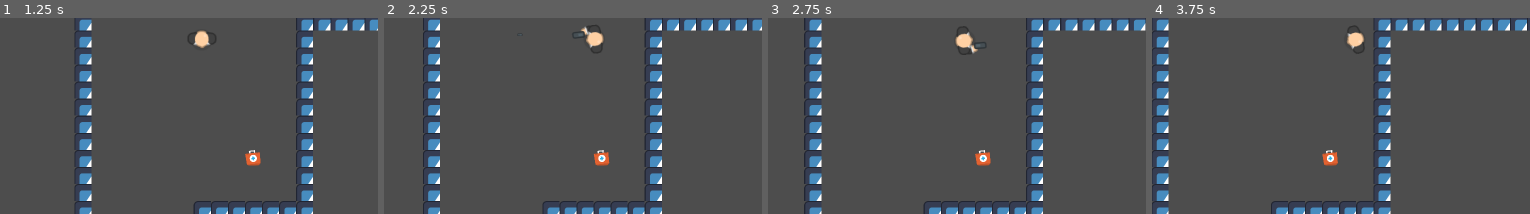
Above: before the commit, frames 1-4 (left to right).
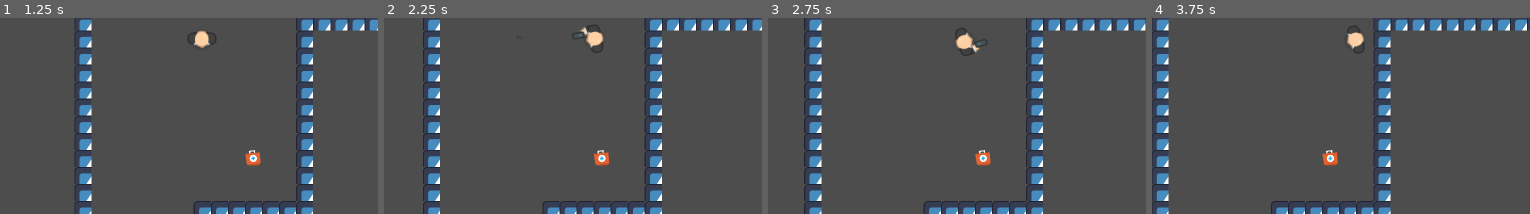
Above: after the commit, the same moments.

Repository: AltairGameStudio/Godot-Wild-Jam-93-Team-1
Game: Godot game, scene res://scenes/main_menu.tscn
Same seed, same stepped clock (60 frames per second), same inputs: the game is played once before the commit and once after it. The engine's default icon, where the game draws it, is replaced by a stand-in: a white triangle on a blue panel in a dark square.
Inputs (mouse positions are % of the whole screen's width and height, from its top left):
- Up to frame 1 (1.25 s): click "Play" at 0.5 s
- Up to frame 2 (2.25 s): tap Enter at 1.25 s; move the mouse to (70, 44) at 1.27 s; hold D (ui_right) 1.28-2 s; hold Right mouse button (equip) 1.28-2 s; click (70, 44) at 1.42 s; tap E (heal) at 1.55 s; drag from (26, 54) to (51, 48) at 2.02 s
- Up to frame 3 (2.75 s): no input
- Up to frame 4 (3.75 s): move the mouse to (58, 27) at 2.77 s; hold D (ui_right) 2.78-3.5 s; hold Right mouse button (equip) 2.78-3.5 s; click (58, 27) at 2.92 s; tap E (heal) at 3.05 s; drag from (42, 69) to (15, 34) at 3.52 s
The pictures show only the part of the screen within x 20-70%, y 43-93%; the shares and areas given below are measured in that part.

Frame 1 is identical in both runs. In frame 2, less than 0.1% of the frame differs, in the area x 35-58%, y 4-16%; in frame 3, 0.3%, in the area x 49-58%, y 4-20%; in frame 4, less than 0.1%.

Commit message:
Ajustando alinhamento da arma na sprite

Diff:
--- a/scripts/player.gd
+++ b/scripts/player.gd
@@ -42,7 +42,7 @@
 		velocity = Vector2.ZERO
 		move_and_slide()
 		process_healing(delta)
-		look_at(get_global_mouse_position())
+		aim_at_mouse()
 		return
 
 	var direction := Input.get_vector("ui_left", "ui_right", "ui_up", "ui_down")
@@ -56,7 +56,7 @@
 		velocity = velocity.move_toward(Vector2.ZERO, current_speed)
 
 	move_and_slide()
-	look_at(get_global_mouse_position())
+	aim_at_mouse()
 	update_sprite()
 
 func _unhandled_input(event: InputEvent) -> void:
@@ -156,3 +156,25 @@
 		sprite_2d.texture = sprite_walk
 	else:
 		sprite_2d.texture = sprite_idle
+
+func aim_at_mouse() -> void:
+	var mouse_pos = get_global_mouse_position()
+
+	if is_weapon_equipped:
+		var distance = global_position.distance_to(mouse_pos)
+
+		# Pega a distância lateral da arma em relação ao centro do player
+		var weapon_lateral_offset = aim_raycast.position.y
+
+		if distance > abs(weapon_lateral_offset):
+			var base_angle = global_position.direction_to(mouse_pos).angle()
+
+			# Calcula o ângulo de compensação
+			var correction_angle = asin(weapon_lateral_offset / distance)
+
+			# Rotaciona o player com compensação
+			global_rotation = base_angle - correction_angle
+		else:
+			look_at(mouse_pos)
+	else:
+		look_at(mouse_pos)
